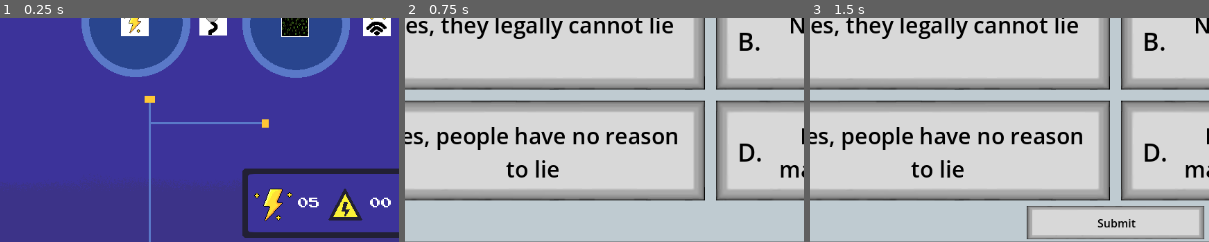
Above: before the commit, frames 1-3 (left to right).
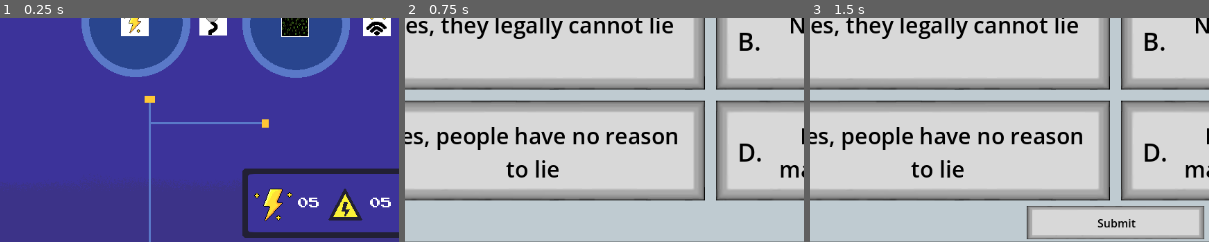
Above: after the commit, the same moments.

Repository: CalebJoines/Computer-Castle
Game: Godot game, scene res://Scenes/resource_picker.tscn
Two runs of this game, one before a commit and one after it. Both use one fixed random seed, a clock stepped at 60 frames per second and the inputs below.
Inputs (mouse positions are % of the whole screen's width and height, from its top left):
- Up to frame 1 (0.25 s): no input
- Up to frame 2 (0.75 s): tap Enter at 0.5 s; drag from (29, 51) to (69, 52) at 0.52 s
- Up to frame 3 (1.5 s): tap Space at 1.25 s; drag from (26, 55) to (74, 55) at 1.27 s
The pictures show only the part of the screen within x 12-62%, y 50-100%; the shares and areas given below are measured in that part.

The runs differ from the first frame. In frame 1, less than 0.1% of the frame differs, in the area x 95-98%, y 79-85%; in frame 2, nothing differs; in frame 3, nothing differs.

Commit message:
You now have to spend resources to place towers

Diff:
--- /dev/null
+++ b/computer-castle-/Scripts/game_manager.gd
@@ -0,0 +1,12 @@
+extends Node2D
+
+@export var default_scene: Node2D
+
+# Called when the node enters the scene tree for the first time.
+func _ready() -> void:
+	default_scene.instantiate()
+
+
+# Called every frame. 'delta' is the elapsed time since the previous frame.
+func _process(delta: float) -> void:
+	pass
--- a/computer-castle-/Scripts/resource_manager.gd
+++ b/computer-castle-/Scripts/resource_manager.gd
@@ -1,7 +1,7 @@
 extends Node
 
 # RESOURCE VALUES
-var volts : int = 0
+var volts : int = 5
 var data : int = 0
 var circuits : int = 0
 var bandwidth : int = 0
--- a/computer-castle-/Scripts/test_tower_area.gd
+++ b/computer-castle-/Scripts/test_tower_area.gd
@@ -5,18 +5,19 @@
 @export var fire_rate: float = 1.0
 
 var enemies_in_range: Array[Node] = []
-var can_shoot = true
+var can_shoot = false
 
 var dragging := true
 
 func _process(_delta):
 	if dragging:
 		global_position = get_global_mouse_position()
-	else:
-		if can_shoot and enemies_in_range.size() > 0:
-			var target = _get_first_valid_target()
-			if target:
-				shoot(target)
+		return
+
+	if can_shoot and enemies_in_range.size() > 0:
+		var target = _get_first_valid_target()
+		if target:
+			shoot(target)
 
 func try_place():
 	print("trying to place")
@@ -25,6 +26,7 @@
 			print("placed")
 			slot.place_tower(self)
 			dragging = false
+			can_shoot = true
 			modulate = Color(1,1,1,1)
 			return
 
--- a/computer-castle-/Scripts/tower_slot_area.gd
+++ b/computer-castle-/Scripts/tower_slot_area.gd
@@ -11,6 +11,8 @@
 
 func place_tower(tower):
 	if can_place_tower():
-		current_tower = tower
-		tower.global_position = global_position
-		is_occupied = true
+		if ResourceManager.get_volts() >= 1:
+			current_tower = tower
+			tower.global_position = global_position
+			is_occupied = true
+			ResourceManager.spend_volts(1)
Not shown, added: computer-castle-/Scripts/game_manager.gd.uid
